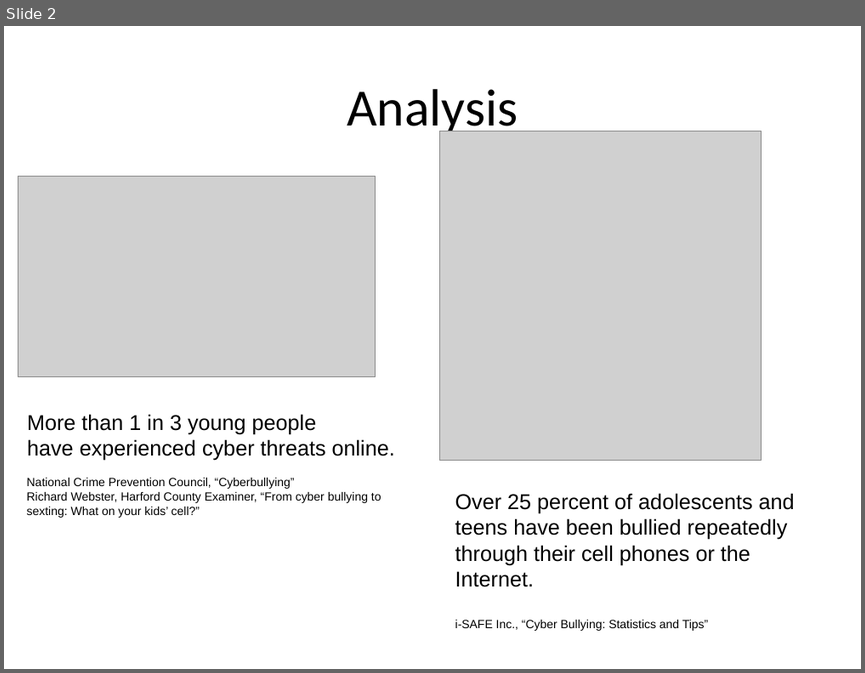
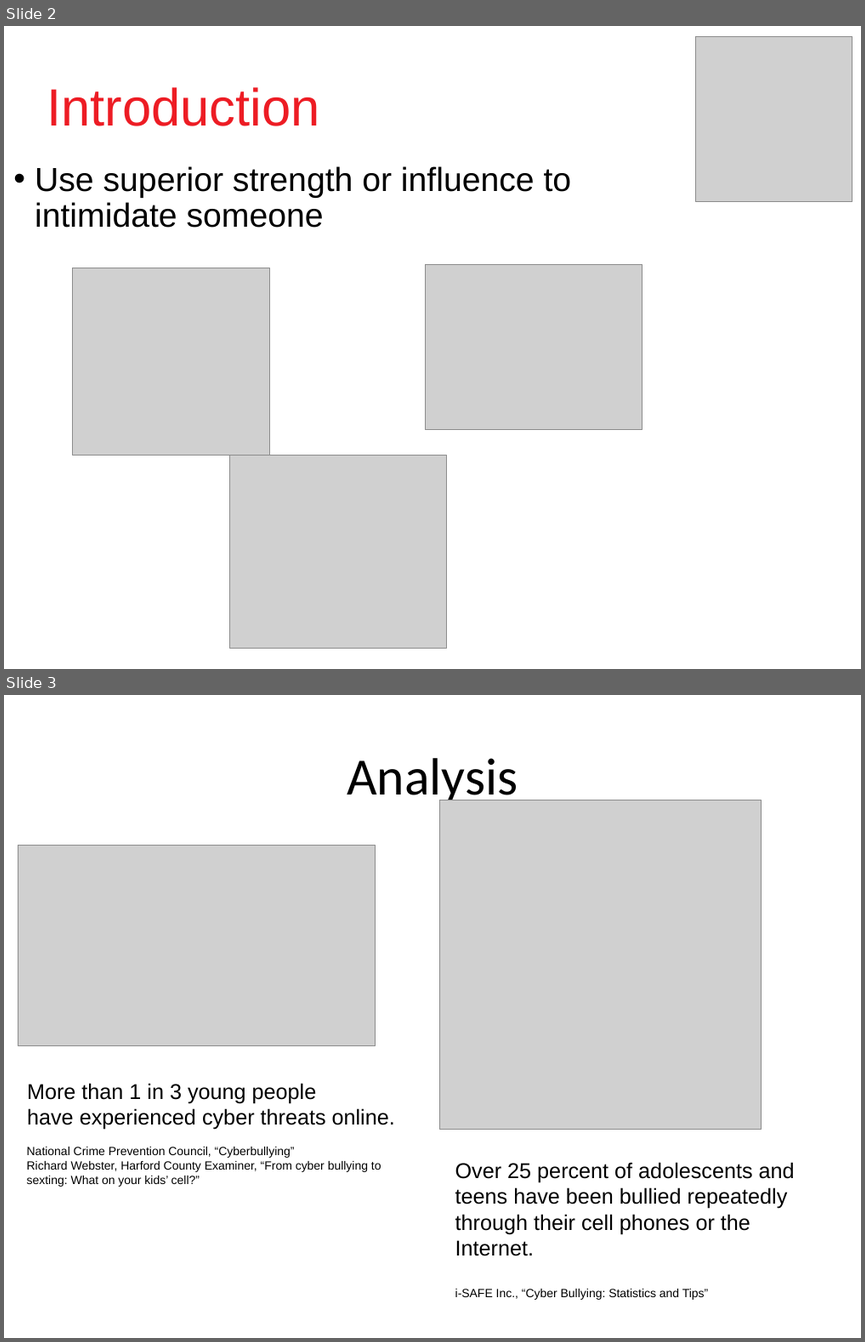
Before and after one commit to DevJohnIbrahim/SSM-GP, a slide deck: SRS/Presentation.pptx. Shown one above the other, each under a label of ours: slide 2 before the commit, slides 2 and 3 after it. The pictures are 865x673 and 865x1342 pixels, drawn with LibreOffice and Linux fonts; fonts in the diff are those of the drawing; grey boxes stand for pictures. Boxes give left, top, right and bottom in pixels: in the first picture for what was removed or moved away, otherwise in the second. Text is boxed around its words. In the diff, an @@ line names an element or a change of style, - is before the commit and + after.

```diff
--- a/SRS/Presentation.pptx
+++ b/SRS/Presentation.pptx
@@ slide 2 added at <box>4,26,861,669</box>, background #FFFFFF @@
@@ picture added at <box>695,36,852,202</box> @@
@@ text added at <box>46,87,320,126</box>, 44 pt, text #ED1C24 @@
+Introduction
@@ text added at <box>35,166,572,227</box>, 28 pt, text #000000 @@
+• Use superior strength or influence to intimidate someone
@@ picture added at <box>73,267,269,454</box> @@
@@ picture added at <box>426,264,642,430</box> @@
@@ picture added at <box>230,455,447,647</box> @@
@@ what was slide 2 is now slide 3 @@
```
Also in this commit, not shown: 3 other slides added, 4 other files.
